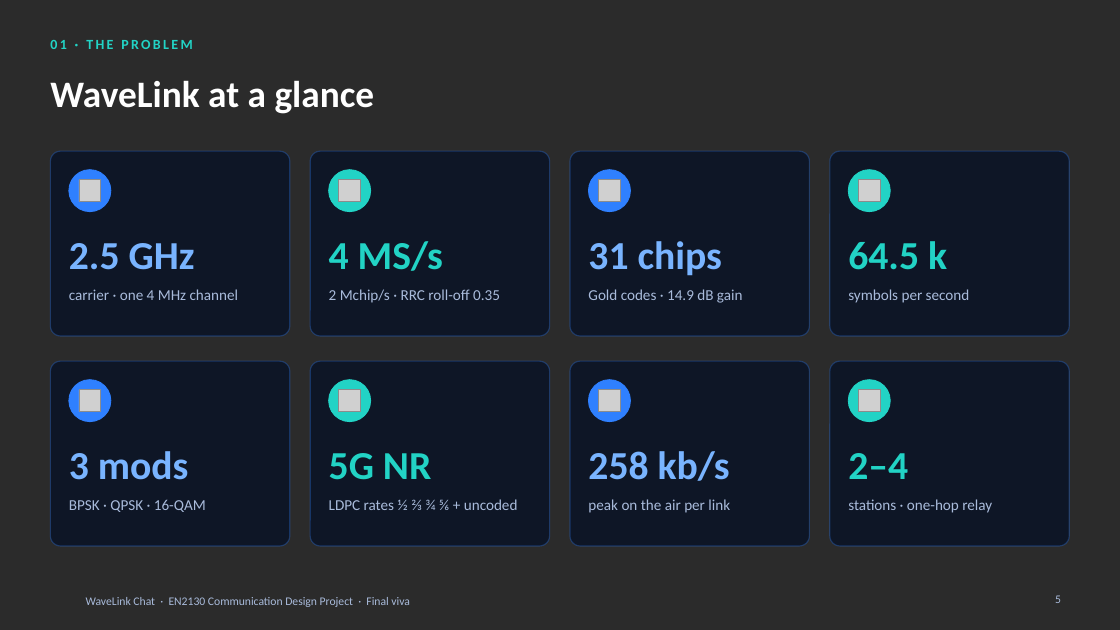
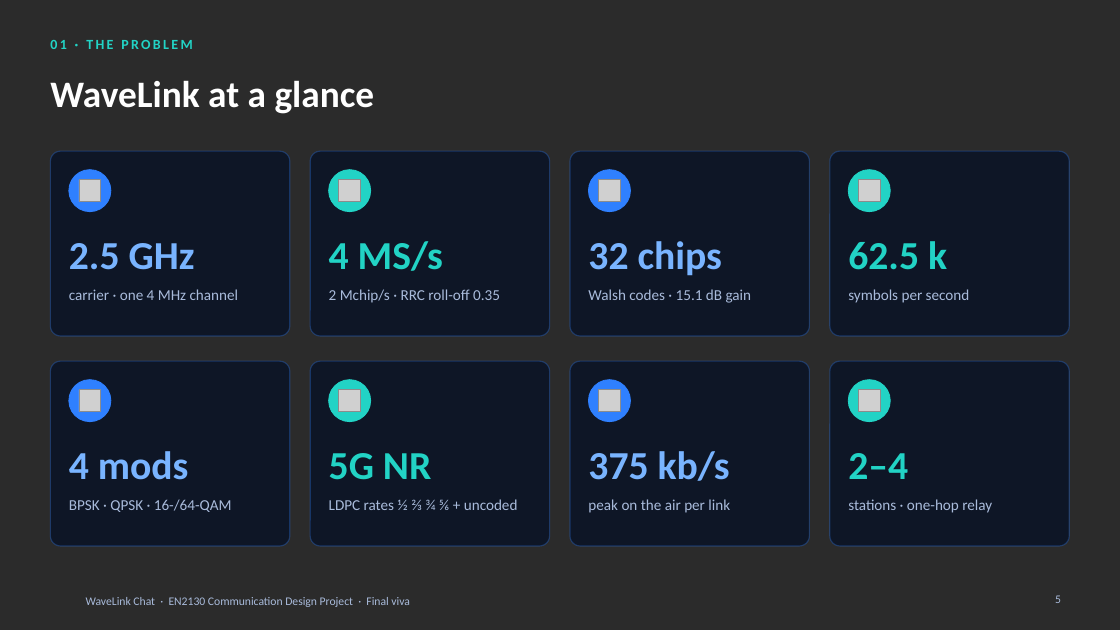
Before and after one commit to pxn-ai/WaveLink, a slide deck: slide 5 of WaveLink_App_Final/WaveLink_Chat_Final_Viva.pptx. Drawn at 1120x630 pixels with LibreOffice and Linux fonts; fonts in the diff are those of the drawing; grey boxes stand for pictures; background and template pictures are left out; a plain dark background stands for a picture behind light text. Boxes give left, top, right and bottom in pixels: in the first picture for what was removed or moved away, otherwise in the second. Text is boxed around its words. In the diff, an @@ line names an element or a change of style, - is before the commit and + after.

```diff
--- a/WaveLink_App_Final/WaveLink_Chat_Final_Viva.pptx
+++ b/WaveLink_App_Final/WaveLink_Chat_Final_Viva.pptx
@@ text at (x1=588, y1=241, x2=722, y2=276): text changed @@
-31 chips
+32 chips
@@ text at (x1=848, y1=241, x2=947, y2=270): text changed @@
-64.5 k
+62.5 k
@@ text at (x1=588, y1=289, x2=752, y2=303): text changed @@
-Gold codes · 14.9 dB gain
+Walsh codes · 15.1 dB gain
@@ text at (x1=69, y1=451, x2=189, y2=480): text changed @@
-3 mods
+4 mods
@@ text at (x1=588, y1=451, x2=730, y2=481): text changed @@
-258 kb/s
+375 kb/s
@@ text at (x1=69, y1=499, x2=232, y2=512): text changed @@
-BPSK · QPSK · 16-QAM
+BPSK · QPSK · 16-/64-QAM
```
Also in this commit, not shown: 22 other slides changed, 6 other files.
